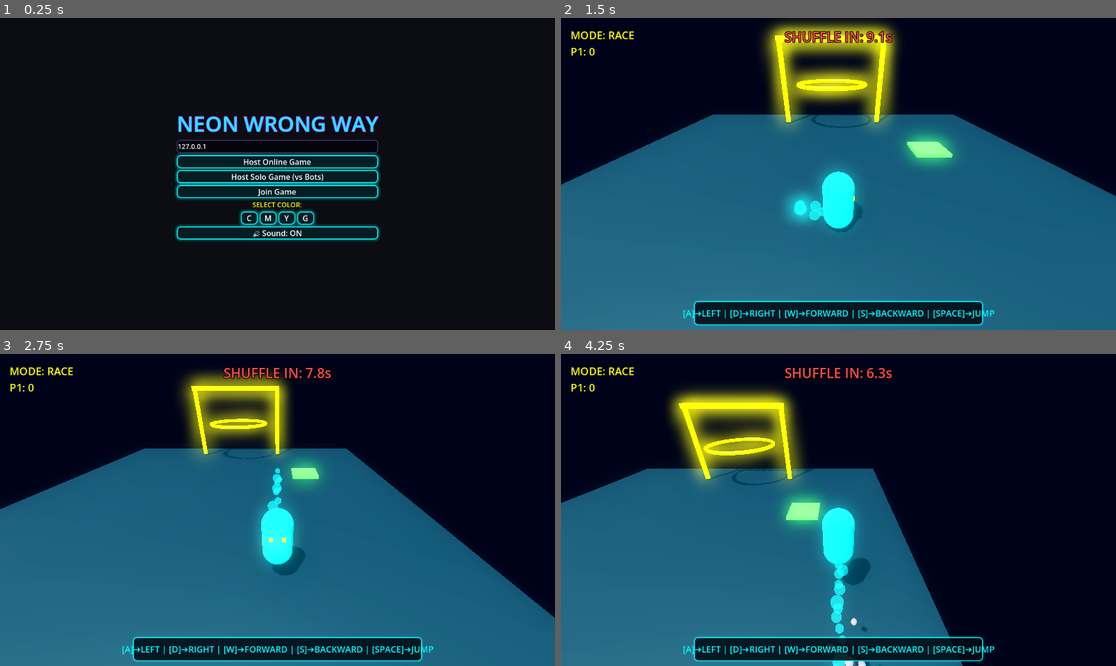
Above: before the commit, frames 1-4 (two rows, left to right).
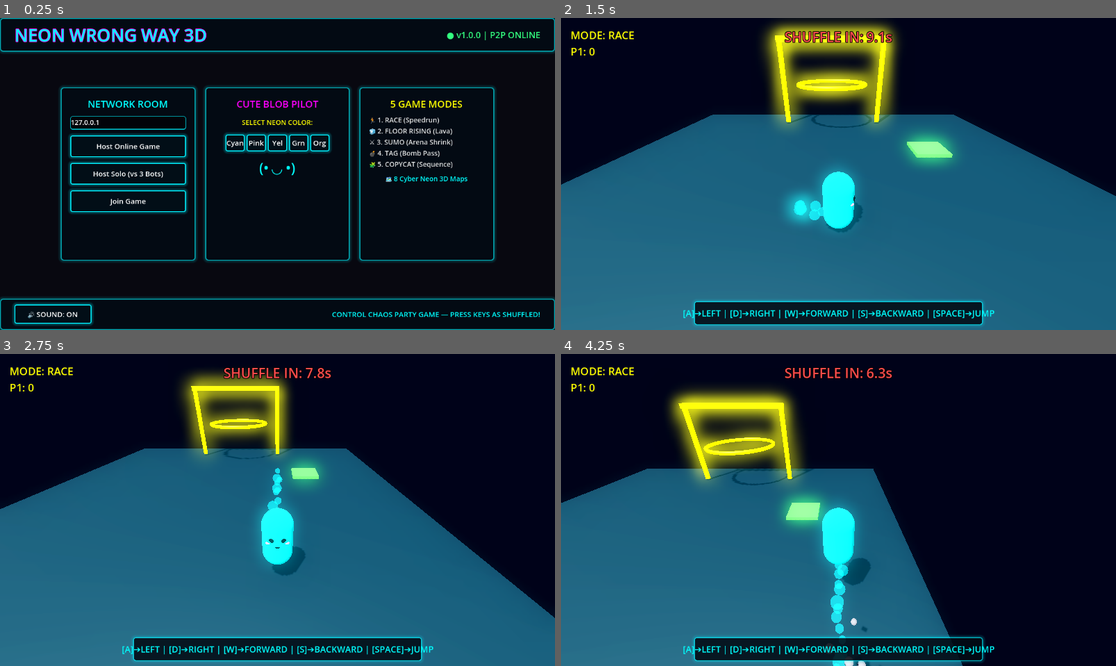
Above: after the commit, the same moments.

Repository: lelongc/tools
Game: Godot game, scene res://main_game.tscn
The game is run twice, just before and just after one commit, with the same random seed, the same clock (stepped at 60 frames per second) and the same inputs.
Inputs:
- Up to frame 1 (0.25 s): no input
- Up to frame 2 (1.5 s): click "Host Online Game" at 0.5 s; hold D (move_right) from 1.28 s (still down)
- Up to frame 3 (2.75 s): tap Space (jump) at 1.52, 2.27 s; release D (move_right) at 2.03 s; hold S (move_backward) from 2.03 s (still down)
- Up to frame 4 (4.25 s): release S (move_backward) at 2.78 s; hold D (move_right) 2.78-3.53 s; hold W (move_forward) from 3.53 s (still down); tap Space (jump) at 3.77 s

The runs differ from the first frame. In frame 1, 15% of the frame differs, in the area x 0-100%, y 0-100%; in frame 2, 0.3%; in frame 3, 0.4%; in frame 4, 0.3%.

Commit message:
feat: add player scene and main game controller for multiplayer lobby and gameplay logic

Diff:
--- a/godot_demo/main_game.gd
+++ b/godot_demo/main_game.gd
@@ -4,7 +4,7 @@
 var peer = ENetMultiplayerPeer.new()
 
 @onready var lobby_ui = $LobbyUI
-@onready var address_input = $LobbyUI/VBoxContainer/AddressInput
+@onready var address_input = $LobbyUI/MainDashboard/RoomCard/VBox/AddressInput
 @onready var players_node = $Players
 @onready var level_container = $Level
 @onready var hud = $HUD
@@ -15,25 +15,31 @@
 @onready var copycat_label = $HUD/CopycatLabel
 @onready var key_guide_label = $HUD/KeyGuidePanel/KeyGuideLabel
 
-var selected_color: Color = Color(0, 1, 1) # Default Cyan
+# Stitch Design System Color Palette
+var selected_color: Color = Color(0, 0.95, 1) # Neon Cyan #00f3ff
 
 func _ready():
 	add_to_group("main_game")
-	$LobbyUI/VBoxContainer/HostBtn.pressed.connect(_on_host_pressed)
-	if $LobbyUI/VBoxContainer.has_node("HostBotsBtn"):
-		$LobbyUI/VBoxContainer/HostBotsBtn.pressed.connect(_on_host_bots_pressed)
-	$LobbyUI/VBoxContainer/JoinBtn.pressed.connect(_on_join_pressed)
-
-	if $LobbyUI/VBoxContainer.has_node("MuteBtn"):
-		$LobbyUI/VBoxContainer/MuteBtn.pressed.connect(_on_mute_pressed)
-
-	# Color Picker setup
-	var color_box = $LobbyUI/VBoxContainer/ColorBox
+
+	# Room Buttons
+	var room_vbox = $LobbyUI/MainDashboard/RoomCard/VBox
+	room_vbox.get_node("HostBtn").pressed.connect(_on_host_pressed)
+	room_vbox.get_node("HostBotsBtn").pressed.connect(_on_host_bots_pressed)
+	room_vbox.get_node("JoinBtn").pressed.connect(_on_join_pressed)
+
+	# Mute Button in Footer
+	var mute_btn = $LobbyUI/BottomFooterBar/HBoxFooter/MuteBtn
+	if mute_btn:
+		mute_btn.pressed.connect(_on_mute_pressed)
+
+	# Color Picker setup matching Cute Blob Colors
+	var color_box = $LobbyUI/MainDashboard/PilotCard/VBox/ColorBox
 	if color_box:
-		color_box.get_node("CyanBtn").pressed.connect(func(): selected_color = Color(0, 1, 1); if SoundManager: SoundManager.play_click())
+		color_box.get_node("CyanBtn").pressed.connect(func(): selected_color = Color(0, 0.95, 1); if SoundManager: SoundManager.play_click())
 		color_box.get_node("MagentaBtn").pressed.connect(func(): selected_color = Color(1, 0, 1); if SoundManager: SoundManager.play_click())
-		color_box.get_node("YellowBtn").pressed.connect(func(): selected_color = Color(1, 1, 0); if SoundManager: SoundManager.play_click())
-		color_box.get_node("GreenBtn").pressed.connect(func(): selected_color = Color(0, 1, 0); if SoundManager: SoundManager.play_click())
+		color_box.get_node("YellowBtn").pressed.connect(func(): selected_color = Color(1, 0.92, 0); if SoundManager: SoundManager.play_click())
+		color_box.get_node("GreenBtn").pressed.connect(func(): selected_color = Color(0, 1, 0.4); if SoundManager: SoundManager.play_click())
+		color_box.get_node("OrangeBtn").pressed.connect(func(): selected_color = Color(1, 0.45, 0); if SoundManager: SoundManager.play_click())
 
 	address_input.text = "127.0.0.1"
 	hud.hide()
@@ -43,7 +49,7 @@
 func _on_mute_pressed():
 	if SoundManager:
 		var muted = SoundManager.toggle_mute()
-		$LobbyUI/VBoxContainer/MuteBtn.text = "🔇 Sound: OFF" if muted else "🔊 Sound: ON"
+		$LobbyUI/BottomFooterBar/HBoxFooter/MuteBtn.text = "🔇 SOUND: OFF" if muted else "🔊 SOUND: ON"
 
 func _process(_delta):
 	if hud.visible:
@@ -201,34 +207,35 @@
 			GameManager.players_alive.append(child.name.to_int())
 
 func apply_neon_theme():
+	# Stitch Design System Top-to-Bottom Glassmorphism theme
 	var theme = Theme.new()
 
-	# Button Style
+	# Button Style (2px solid Neon Cyan border, outer glow)
 	var btn_normal = StyleBoxFlat.new()
-	btn_normal.bg_color = Color(0.02, 0.02, 0.05, 0.7)
+	btn_normal.bg_color = Color(0.01, 0.01, 0.045, 0.85)
 	btn_normal.border_width_left = 2
 	btn_normal.border_width_top = 2
 	btn_normal.border_width_right = 2
 	btn_normal.border_width_bottom = 2
-	btn_normal.border_color = Color(0, 1, 1, 1) # Neon Cyan
-	btn_normal.corner_radius_top_left = 8
-	btn_normal.corner_radius_top_right = 8
-	btn_normal.corner_radius_bottom_left = 8
-	btn_normal.corner_radius_bottom_right = 8
-	btn_normal.shadow_color = Color(0, 1, 1, 0.3)
+	btn_normal.border_color = Color(0, 0.95, 1, 1) # Neon Cyan
+	btn_normal.corner_radius_top_left = 4
+	btn_normal.corner_radius_top_right = 4
+	btn_normal.corner_radius_bottom_left = 4
+	btn_normal.corner_radius_bottom_right = 4
+	btn_normal.shadow_color = Color(0, 0.95, 1, 0.3)
 	btn_normal.shadow_size = 6
 
 	var btn_hover = btn_normal.duplicate()
-	btn_hover.bg_color = Color(0.05, 0.05, 0.15, 0.8)
+	btn_hover.bg_color = Color(0.05, 0.05, 0.18, 0.9)
 	btn_hover.border_color = Color(1, 0, 1, 1) # Neon Magenta
 	btn_hover.shadow_color = Color(1, 0, 1, 0.5)
 	btn_hover.shadow_size = 10
 
 	var btn_pressed = btn_normal.duplicate()
-	btn_pressed.bg_color = Color(0.01, 0.01, 0.03, 0.9)
-	btn_pressed.border_color = Color(1, 1, 0, 1) # Neon Yellow
-	btn_pressed.shadow_color = Color(1, 1, 0, 0.4)
-	btn_pressed.shadow_size = 2
+	btn_pressed.bg_color = Color(0.01, 0.01, 0.03, 0.95)
+	btn_pressed.border_color = Color(1, 0.92, 0, 1)
+	btn_pressed.shadow_color = Color(1, 0.92, 0, 0.4)
+	btn_pressed.shadow_size = 4
 
 	theme.set_stylebox("normal", "Button", btn_normal)
 	theme.set_stylebox("hover", "Button", btn_hover)
@@ -238,45 +245,45 @@
 
 	theme.set_color("font_color", "Button", Color(1, 1, 1))
 	theme.set_color("font_hover_color", "Button", Color(1, 0.7, 1))
-	theme.set_font_size("font_size", "Button", 16)
+	theme.set_font_size("font_size", "Button", 15)
 
 	# LineEdit (IP Input)
 	var le_normal = StyleBoxFlat.new()
-	le_normal.bg_color = Color(0.01, 0.01, 0.03, 0.8)
-	le_normal.border_width_left = 2
-	le_normal.border_width_top = 2
-	le_normal.border_width_right = 2
+	le_normal.bg_color = Color(0.01, 0.01, 0.03, 0.85)
+	le_normal.border_width_left = 1
+	le_normal.border_width_top = 1
+	le_normal.border_width_right = 1
 	le_normal.border_width_bottom = 2
-	le_normal.border_color = Color(0.2, 0.2, 0.4, 1)
-	le_normal.corner_radius_top_left = 6
-	le_normal.corner_radius_top_right = 6
-	le_normal.corner_radius_bottom_left = 6
-	le_normal.corner_radius_bottom_right = 6
+	le_normal.border_color = Color(0.0, 0.95, 1.0, 0.8)
+	le_normal.corner_radius_top_left = 4
+	le_normal.corner_radius_top_right = 4
+	le_normal.corner_radius_bottom_left = 4
+	le_normal.corner_radius_bottom_right = 4
 
 	var le_focus = le_normal.duplicate()
-	le_focus.border_color = Color(0, 1, 1, 1) # Neon Cyan on focus
-	le_focus.shadow_color = Color(0, 1, 1, 0.3)
-	le_focus.shadow_size = 4
+	le_focus.border_color = Color(0, 0.95, 1, 1)
+	le_focus.shadow_color = Color(0, 0.95, 1, 0.4)
+	le_focus.shadow_size = 6
 
 	theme.set_stylebox("normal", "LineEdit", le_normal)
 	theme.set_stylebox("focus", "LineEdit", le_focus)
 	theme.set_color("font_color", "LineEdit", Color(1, 1, 1))
 	theme.set_font_size("font_size", "LineEdit", 14)
 
-	# Panel (Key Guide Panel)
+	# Panel (Glassmorphism Cards)
 	var pnl_style = StyleBoxFlat.new()
-	pnl_style.bg_color = Color(0.01, 0.01, 0.05, 0.85)
+	pnl_style.bg_color = Color(0.01, 0.01, 0.045, 0.85)
 	pnl_style.border_width_left = 2
 	pnl_style.border_width_top = 2
 	pnl_style.border_width_right = 2
 	pnl_style.border_width_bottom = 2
-	pnl_style.border_color = Color(0, 1, 1, 0.8)
-	pnl_style.corner_radius_top_left = 8
-	pnl_style.corner_radius_top_right = 8
-	pnl_style.corner_radius_bottom_left = 8
-	pnl_style.corner_radius_bottom_right = 8
-	pnl_style.shadow_color = Color(0, 1, 1, 0.2)
-	pnl_style.shadow_size = 4
+	pnl_style.border_color = Color(0, 0.95, 1, 0.6)
+	pnl_style.corner_radius_top_left = 6
+	pnl_style.corner_radius_top_right = 6
+	pnl_style.corner_radius_bottom_left = 6
+	pnl_style.corner_radius_bottom_right = 6
+	pnl_style.shadow_color = Color(0, 0.95, 1, 0.2)
+	pnl_style.shadow_size = 6
 	theme.set_stylebox("panel", "Panel", pnl_style)
 
 	# Apply to components
--- a/godot_demo/main_game.tscn
+++ b/godot_demo/main_game.tscn
@@ -25,7 +25,6 @@
 anchor_bottom = 1.0
 grow_horizontal = 2
 grow_vertical = 2
-mouse_filter = 2
 
 [node name="Background" type="ColorRect" parent="LobbyUI"]
 layout_mode = 1
@@ -34,90 +33,258 @@
 anchor_bottom = 1.0
 grow_horizontal = 2
 grow_vertical = 2
-mouse_filter = 2
-color = Color(0.02, 0.02, 0.05, 0.9)
-
-[node name="VBoxContainer" type="VBoxContainer" parent="LobbyUI"]
+color = Color(0.02, 0.02, 0.05, 0.95)
+
+[node name="TopHeaderBar" type="Panel" parent="LobbyUI"]
+layout_mode = 1
+anchors_preset = 10
+anchor_right = 1.0
+offset_bottom = 70.0
+grow_horizontal = 2
+
+[node name="HBoxHeader" type="HBoxContainer" parent="LobbyUI/TopHeaderBar"]
+layout_mode = 1
+anchors_preset = 15
+anchor_right = 1.0
+anchor_bottom = 1.0
+offset_left = 30.0
+offset_right = -30.0
+grow_horizontal = 2
+grow_vertical = 2
+alignment = 0
+
+[node name="Title" type="Label" parent="LobbyUI/TopHeaderBar/HBoxHeader"]
+layout_mode = 2
+theme_override_colors/font_color = Color(0, 1, 1, 1)
+theme_override_colors/font_outline_color = Color(1, 0, 1, 1)
+theme_override_constants/outline_size = 4
+theme_override_font_sizes/font_size = 36
+text = "NEON WRONG WAY 3D"
+vertical_alignment = 1
+
+[node name="Spacer" type="Control" parent="LobbyUI/TopHeaderBar/HBoxHeader"]
+layout_mode = 2
+size_flags_horizontal = 3
+
+[node name="StatusBadge" type="Label" parent="LobbyUI/TopHeaderBar/HBoxHeader"]
+layout_mode = 2
+theme_override_colors/font_color = Color(0.2, 1, 0.5, 1)
+theme_override_font_sizes/font_size = 18
+text = "● v1.0.0 | P2P ONLINE"
+vertical_alignment = 1
+
+[node name="MainDashboard" type="HBoxContainer" parent="LobbyUI"]
 layout_mode = 1
 anchors_preset = 8
 anchor_left = 0.5
 anchor_top = 0.5
 anchor_right = 0.5
 anchor_bottom = 0.5
-offset_left = -140.0
-offset_top = -120.0
-offset_right = 140.0
-offset_bottom = 120.0
-grow_horizontal = 2
-grow_vertical = 2
-
-[node name="Title" type="Label" parent="LobbyUI/VBoxContainer"]
-layout_mode = 2
-theme_override_colors/font_color = Color(0, 1, 1, 1)
-theme_override_colors/font_outline_color = Color(1, 0, 1, 1)
-theme_override_constants/outline_size = 4
-theme_override_font_sizes/font_size = 44
-text = "NEON WRONG WAY"
-horizontal_alignment = 1
-
-[node name="AddressInput" type="LineEdit" parent="LobbyUI/VBoxContainer"]
+offset_left = -450.0
+offset_top = -180.0
+offset_right = 450.0
+offset_bottom = 180.0
+grow_horizontal = 2
+grow_vertical = 2
+theme_override_constants/separation = 20
+
+[node name="RoomCard" type="Panel" parent="LobbyUI/MainDashboard"]
+custom_minimum_size = Vector2(280, 0)
+layout_mode = 2
+
+[node name="VBox" type="VBoxContainer" parent="LobbyUI/MainDashboard/RoomCard"]
+layout_mode = 1
+anchors_preset = 15
+anchor_right = 1.0
+anchor_bottom = 1.0
+offset_left = 20.0
+offset_top = 20.0
+offset_right = -20.0
+offset_bottom = -20.0
+grow_horizontal = 2
+grow_vertical = 2
+theme_override_constants/separation = 12
+
+[node name="Header" type="Label" parent="LobbyUI/MainDashboard/RoomCard/VBox"]
+layout_mode = 2
+theme_override_colors/font_color = Color(0, 1, 1, 1)
+theme_override_font_sizes/font_size = 20
+text = "NETWORK ROOM"
+horizontal_alignment = 1
+
+[node name="AddressInput" type="LineEdit" parent="LobbyUI/MainDashboard/RoomCard/VBox"]
 layout_mode = 2
 text = "127.0.0.1"
 
-[node name="HostBtn" type="Button" parent="LobbyUI/VBoxContainer"]
+[node name="HostBtn" type="Button" parent="LobbyUI/MainDashboard/RoomCard/VBox"]
+custom_minimum_size = Vector2(0, 45)
 layout_mode = 2
 focus_mode = 0
 text = "Host Online Game"
 
-[node name="HostBotsBtn" type="Button" parent="LobbyUI/VBoxContainer"]
-layout_mode = 2
-focus_mode = 0
-text = "Host Solo Game (vs Bots)"
-
-[node name="JoinBtn" type="Button" parent="LobbyUI/VBoxContainer"]
+[node name="HostBotsBtn" type="Button" parent="LobbyUI/MainDashboard/RoomCard/VBox"]
+custom_minimum_size = Vector2(0, 45)
+layout_mode = 2
+focus_mode = 0
+text = "Host Solo (vs 3 Bots)"
+
+[node name="JoinBtn" type="Button" parent="LobbyUI/MainDashboard/RoomCard/VBox"]
+custom_minimum_size = Vector2(0, 45)
 layout_mode = 2
 focus_mode = 0
 text = "Join Game"
 
-[node name="ColorLabel" type="Label" parent="LobbyUI/VBoxContainer"]
+[node name="PilotCard" type="Panel" parent="LobbyUI/MainDashboard"]
+custom_minimum_size = Vector2(300, 0)
+layout_mode = 2
+
+[node name="VBox" type="VBoxContainer" parent="LobbyUI/MainDashboard/PilotCard"]
+layout_mode = 1
+anchors_preset = 15
+anchor_right = 1.0
+anchor_bottom = 1.0
+offset_left = 20.0
+offset_top = 20.0
+offset_right = -20.0
+offset_bottom = -20.0
+grow_horizontal = 2
+grow_vertical = 2
+theme_override_constants/separation = 15
+
+[node name="Header" type="Label" parent="LobbyUI/MainDashboard/PilotCard/VBox"]
+layout_mode = 2
+theme_override_colors/font_color = Color(1, 0, 1, 1)
+theme_override_font_sizes/font_size = 20
+text = "CUTE BLOB PILOT"
+horizontal_alignment = 1
+
+[node name="ColorLabel" type="Label" parent="LobbyUI/MainDashboard/PilotCard/VBox"]
 layout_mode = 2
 theme_override_colors/font_color = Color(1, 1, 0, 1)
 theme_override_font_sizes/font_size = 14
-text = "SELECT COLOR:"
-horizontal_alignment = 1
-
-[node name="ColorBox" type="HBoxContainer" parent="LobbyUI/VBoxContainer"]
+text = "SELECT NEON COLOR:"
+horizontal_alignment = 1
+
+[node name="ColorBox" type="HBoxContainer" parent="LobbyUI/MainDashboard/PilotCard/VBox"]
 layout_mode = 2
 alignment = 1
 
-[node name="CyanBtn" type="Button" parent="LobbyUI/VBoxContainer/ColorBox"]
-custom_minimum_size = Vector2(35, 25)
-layout_mode = 2
-focus_mode = 0
-text = "C"
-
-[node name="MagentaBtn" type="Button" parent="LobbyUI/VBoxContainer/ColorBox"]
-custom_minimum_size = Vector2(35, 25)
-layout_mode = 2
-focus_mode = 0
-text = "M"
-
-[node name="YellowBtn" type="Button" parent="LobbyUI/VBoxContainer/ColorBox"]
-custom_minimum_size = Vector2(35, 25)
-layout_mode = 2
-focus_mode = 0
-text = "Y"
-
-[node name="GreenBtn" type="Button" parent="LobbyUI/VBoxContainer/ColorBox"]
-custom_minimum_size = Vector2(35, 25)
-layout_mode = 2
-focus_mode = 0
-text = "G"
-
-[node name="MuteBtn" type="Button" parent="LobbyUI/VBoxContainer"]
-layout_mode = 2
-focus_mode = 0
-text = "🔊 Sound: ON"
+[node name="CyanBtn" type="Button" parent="LobbyUI/MainDashboard/PilotCard/VBox/ColorBox"]
+custom_minimum_size = Vector2(40, 35)
+layout_mode = 2
+focus_mode = 0
+text = "Cyan"
+
+[node name="MagentaBtn" type="Button" parent="LobbyUI/MainDashboard/PilotCard/VBox/ColorBox"]
+custom_minimum_size = Vector2(40, 35)
+layout_mode = 2
+focus_mode = 0
+text = "Pink"
+
+[node name="YellowBtn" type="Button" parent="LobbyUI/MainDashboard/PilotCard/VBox/ColorBox"]
+custom_minimum_size = Vector2(40, 35)
+layout_mode = 2
+focus_mode = 0
+text = "Yel"
+
+[node name="GreenBtn" type="Button" parent="LobbyUI/MainDashboard/PilotCard/VBox/ColorBox"]
+custom_minimum_size = Vector2(40, 35)
+layout_mode = 2
+focus_mode = 0
+text = "Grn"
+
+[node name="OrangeBtn" type="Button" parent="LobbyUI/MainDashboard/PilotCard/VBox/ColorBox"]
+custom_minimum_size = Vector2(40, 35)
+layout_mode = 2
+focus_mode = 0
+text = "Org"
+
+[node name="CuteBadge" type="Label" parent="LobbyUI/MainDashboard/PilotCard/VBox"]
+layout_mode = 2
+theme_override_colors/font_color = Color(0, 1, 1, 1)
+theme_override_font_sizes/font_size = 28
+text = "(• ◡ •)"
+horizontal_alignment = 1
+
+[node name="ModesCard" type="Panel" parent="LobbyUI/MainDashboard"]
+custom_minimum_size = Vector2(280, 0)
+layout_mode = 2
+
+[node name="VBox" type="VBoxContainer" parent="LobbyUI/MainDashboard/ModesCard"]
+layout_mode = 1
+anchors_preset = 15
+anchor_right = 1.0
+anchor_bottom = 1.0
+offset_left = 20.0
+offset_top = 20.0
+offset_right = -20.0
+offset_bottom = -20.0
+grow_horizontal = 2
+grow_vertical = 2
+theme_override_constants/separation = 10
+
+[node name="Header" type="Label" parent="LobbyUI/MainDashboard/ModesCard/VBox"]
+layout_mode = 2
+theme_override_colors/font_color = Color(1, 1, 0, 1)
+theme_override_font_sizes/font_size = 20
+text = "5 GAME MODES"
+horizontal_alignment = 1
+
+[node name="ModesList" type="Label" parent="LobbyUI/MainDashboard/ModesCard/VBox"]
+layout_mode = 2
+theme_override_colors/font_color = Color(0.9, 0.9, 0.9, 1)
+theme_override_font_sizes/font_size = 14
+text = "🏃 1. RACE (Speedrun)
+🧊 2. FLOOR RISING (Lava)
+⚔️ 3. SUMO (Arena Shrink)
+💣 4. TAG (Bomb Pass)
+🧩 5. COPYCAT (Sequence)"
+
+[node name="MapsLabel" type="Label" parent="LobbyUI/MainDashboard/ModesCard/VBox"]
+layout_mode = 2
+theme_override_colors/font_color = Color(0, 1, 1, 1)
+theme_override_font_sizes/font_size = 14
+text = "🗺️ 8 Cyber Neon 3D Maps"
+horizontal_alignment = 1
+
+[node name="BottomFooterBar" type="Panel" parent="LobbyUI"]
+layout_mode = 1
+anchors_preset = 12
+anchor_top = 1.0
+anchor_right = 1.0
+anchor_bottom = 1.0
+offset_top = -65.0
+grow_horizontal = 2
+grow_vertical = 0
+
+[node name="HBoxFooter" type="HBoxContainer" parent="LobbyUI/BottomFooterBar"]
+layout_mode = 1
+anchors_preset = 15
+anchor_right = 1.0
+anchor_bottom = 1.0
+offset_left = 30.0
+offset_right = -30.0
+grow_horizontal = 2
+grow_vertical = 2
+alignment = 0
+
+[node name="MuteBtn" type="Button" parent="LobbyUI/BottomFooterBar/HBoxFooter"]
+custom_minimum_size = Vector2(160, 40)
+layout_mode = 2
+size_flags_vertical = 4
+focus_mode = 0
+text = "🔊 SOUND: ON"
+
+[node name="Spacer" type="Control" parent="LobbyUI/BottomFooterBar/HBoxFooter"]
+layout_mode = 2
+size_flags_horizontal = 3
+
+[node name="FooterInfo" type="Label" parent="LobbyUI/BottomFooterBar/HBoxFooter"]
+layout_mode = 2
+theme_override_colors/font_color = Color(0, 1, 1, 1)
+theme_override_font_sizes/font_size = 15
+text = "CONTROL CHAOS PARTY GAME — PRESS KEYS AS SHUFFLED!"
+vertical_alignment = 1
 
 [node name="HUD" type="Control" parent="."]
 visible = false
@@ -127,7 +294,6 @@
 anchor_bottom = 1.0
 grow_horizontal = 2
 grow_vertical = 2
-mouse_filter = 2
 
 [node name="ScoreLabel" type="Label" parent="HUD"]
 layout_mode = 1
@@ -187,7 +353,6 @@
 offset_bottom = -10.0
 grow_horizontal = 2
 grow_vertical = 0
-mouse_filter = 2
 
 [node name="KeyGuideLabel" type="Label" parent="HUD/KeyGuidePanel"]
 layout_mode = 1
@@ -210,7 +375,6 @@
 anchor_bottom = 1.0
 grow_horizontal = 2
 grow_vertical = 2
-mouse_filter = 2
 
 [node name="ColorRect" type="ColorRect" parent="RoundEndUI"]
 layout_mode = 1
@@ -219,7 +383,6 @@
 anchor_bottom = 1.0
 grow_horizontal = 2
 grow_vertical = 2
-mouse_filter = 2
 color = Color(0, 0, 0, 0.7)
 
 [node name="WinnerLabel" type="Label" parent="RoundEndUI"]
--- a/godot_demo/player.tscn
+++ b/godot_demo/player.tscn
@@ -1,7 +1,6 @@
-[gd_scene load_steps=8 format=3 uid="uid://c8y9z0a1b2c3"]
+[gd_scene load_steps=10 format=3 uid="uid://c8y9z0a1b2c3"]
 
 [ext_resource type="Script" path="res://player.gd" id="1_q2w3e"]
-[ext_resource type="Material" path="res://neon_mat_visor.tres" id="2_visor"]
 
 [sub_resource type="CapsuleShape3D" id="CapsuleShape3D_player"]
 
@@ -14,6 +13,32 @@
 
 [sub_resource type="CapsuleMesh" id="CapsuleMesh_player"]
 material = SubResource("StandardMaterial3D_player")
+
+[sub_resource type="StandardMaterial3D" id="StandardMaterial3D_cute_black"]
+albedo_color = Color(0.02, 0.02, 0.04, 1)
+roughness = 0.1
+
+[sub_resource type="SphereMesh" id="SphereMesh_eye"]
+material = SubResource("StandardMaterial3D_cute_black")
+radius = 0.09
+height = 0.18
+
+[sub_resource type="StandardMaterial3D" id="StandardMaterial3D_pink_blush"]
+albedo_color = Color(1, 0.45, 0.65, 1)
+emission_enabled = true
+emission = Color(1, 0.45, 0.65, 1)
+emission_energy_multiplier = 0.8
+roughness = 0.5
+
+[sub_resource type="SphereMesh" id="SphereMesh_blush"]
+material = SubResource("StandardMaterial3D_pink_blush")
+radius = 0.08
+height = 0.08
+
+[sub_resource type="TorusMesh" id="TorusMesh_smile"]
+material = SubResource("StandardMaterial3D_cute_black")
+inner_radius = 0.08
+outer_radius = 0.12
 
 [sub_resource type="StandardMaterial3D" id="StandardMaterial3D_trail"]
 transparency = 1
@@ -33,10 +58,6 @@
 scale_min = 0.5
 scale_max = 1.0
 
-[sub_resource type="BoxMesh" id="BoxMesh_visor"]
-material = ExtResource("2_visor")
-size = Vector3(0.5, 0.14, 0.12)
-
 [node name="Player" type="CharacterBody3D"]
 script = ExtResource("1_q2w3e")
 
@@ -46,9 +67,25 @@
 [node name="MeshInstance3D" type="MeshInstance3D" parent="."]
 mesh = SubResource("CapsuleMesh_player")
 
-[node name="Visor" type="MeshInstance3D" parent="MeshInstance3D"]
-transform = Transform3D(1, 0, 0, 0, 1, 0, 0, 0, 1, 0, 0.25, -0.42)
-mesh = SubResource("BoxMesh_visor")
+[node name="EyeL" type="MeshInstance3D" parent="MeshInstance3D"]
+transform = Transform3D(1, 0, 0, 0, 1, 0, 0, 0, 1, 0.16, 0.22, -0.42)
+mesh = SubResource("SphereMesh_eye")
+
+[node name="EyeR" type="MeshInstance3D" parent="MeshInstance3D"]
+transform = Transform3D(1, 0, 0, 0, 1, 0, 0, 0, 1, -0.16, 0.22, -0.42)
+mesh = SubResource("SphereMesh_eye")
+
+[node name="BlushL" type="MeshInstance3D" parent="MeshInstance3D"]
+transform = Transform3D(1, 0, 0, 0, 1, 0, 0, 0, 1, 0.28, 0.08, -0.38)
+mesh = SubResource("SphereMesh_blush")
+
+[node name="BlushR" type="MeshInstance3D" parent="MeshInstance3D"]
+transform = Transform3D(1, 0, 0, 0, 1, 0, 0, 0, 1, -0.28, 0.08, -0.38)
+mesh = SubResource("SphereMesh_blush")
+
+[node name="MouthSmile" type="MeshInstance3D" parent="MeshInstance3D"]
+transform = Transform3D(1, 0, 0, 0, 0.707107, 0.707107, 0, -0.707107, 0.707107, 0, 0.05, -0.43)
+mesh = SubResource("TorusMesh_smile")
 
 [node name="TrailParticles" type="GPUParticles3D" parent="."]
 transform = Transform3D(1, 0, 0, 0, 1, 0, 0, 0, 1, 0, -0.4, 0)
